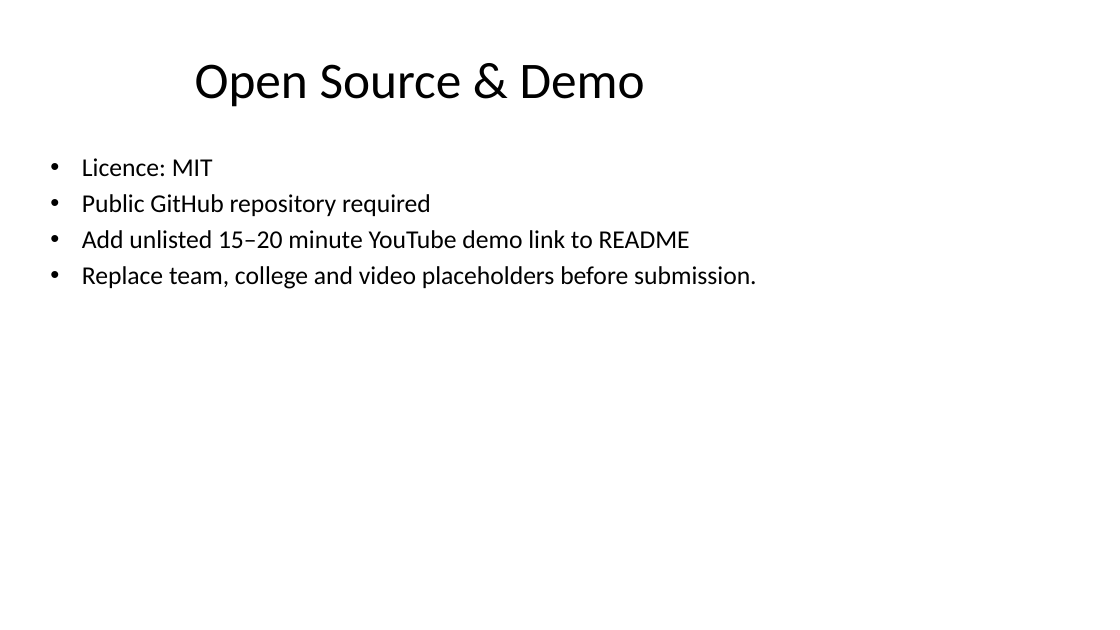
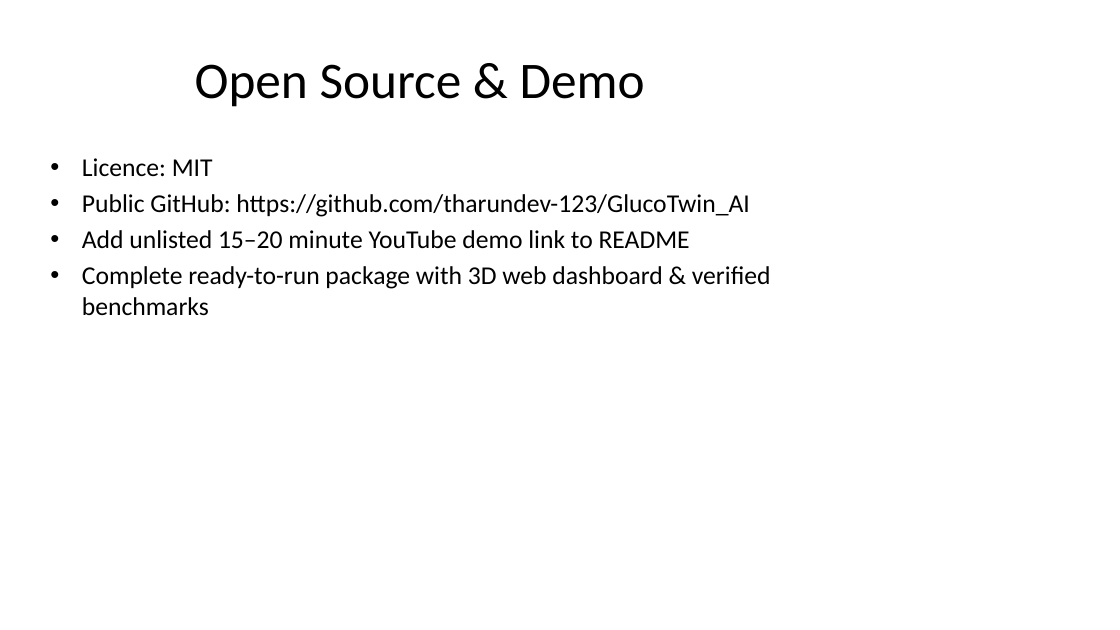
Before and after one commit to tharundev-123/GlucoTwin_AI, a slide deck: slide 8 of docs/presentation.pptx. Drawn at 1120x630 pixels with LibreOffice and Linux fonts; fonts in the diff are those of the drawing. Boxes give left, top, right and bottom in pixels: in the first picture for what was removed or moved away, otherwise in the second. Text is boxed around its words. In the diff, an @@ line names an element or a change of style, - is before the commit and + after.

Commit message:
docs: clean placeholders, record verified benchmarks in PDF & PPTX, and finalize ready-to-use project

```diff
--- a/docs/presentation.pptx
+++ b/docs/presentation.pptx
@@ text at [82, 194, 749, 217]: text changed @@
-• Public GitHub repository required
+• Public GitHub: https://github.com/tharundev-123/GlucoTwin_AI
@@ text at [82, 266, 771, 316]: text changed @@
-• Replace team, college and video placeholders before submission.
+• Complete ready-to-run package with 3D web dashboard & verified benchmarks
```
Also in this commit, not shown: 3 other files.
